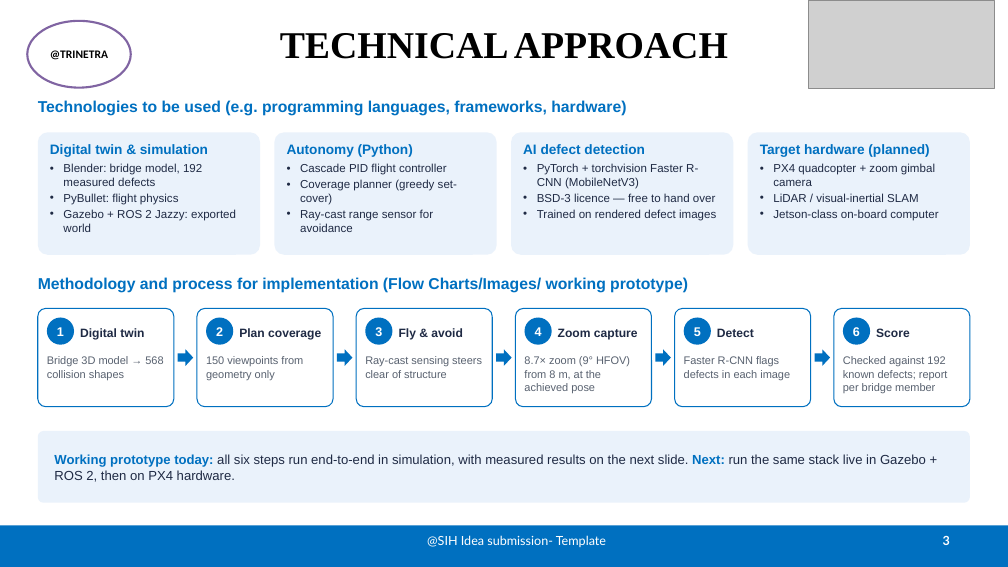
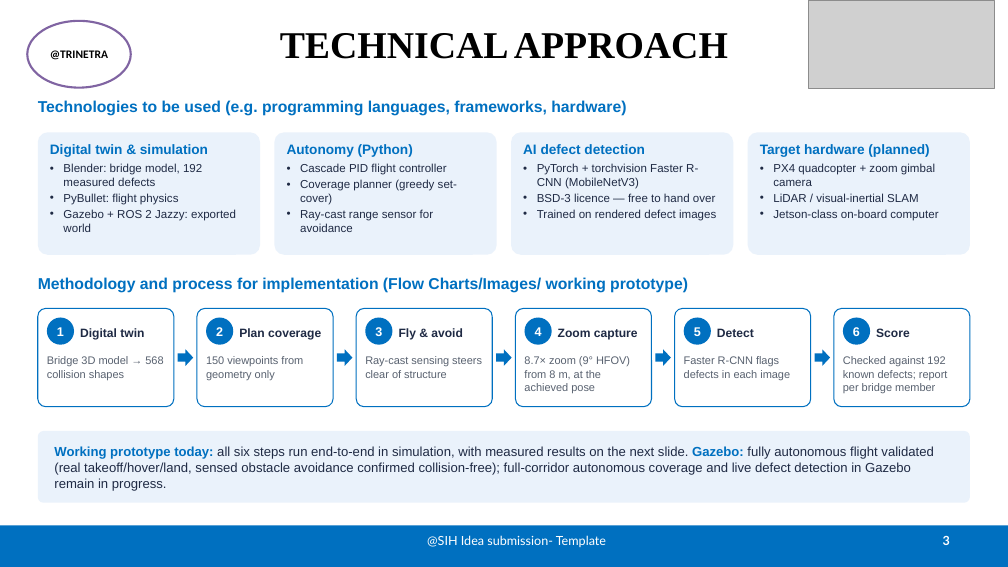
Before and after one commit to princepatel51204-dot/SIH_AVIAN_FINAL, a slide deck: slide 3 of SIH_AVIAN_FINAL/deck/SIH26201_AVIAN_Idea.pptx. Drawn at 1008x567 pixels with LibreOffice and Linux fonts; fonts in the diff are those of the drawing; grey boxes stand for pictures. Boxes give left, top, right and bottom in pixels: in the first picture for what was removed or moved away, otherwise in the second. Text is boxed around its words. In the diff, an @@ line names an element or a change of style, - is before the commit and + after.

```diff
--- a/SIH_AVIAN_FINAL/deck/SIH26201_AVIAN_Idea.pptx
+++ b/SIH_AVIAN_FINAL/deck/SIH26201_AVIAN_Idea.pptx
@@ text at (54, 446, 933, 491): text changed @@
-Working prototype today: all six steps run end-to-end in simulation, with measured results on the next slide. Next: run the same stack live in Gazebo + ROS 2, then on PX4 hardware.
+Working prototype today: all six steps run end-to-end in simulation, with measured results on the next slide. Gazebo: fully autonomous flight validated (real takeoff/hover/land, sensed obstacle avoidance confirmed collision-free); full-corridor autonomous coverage and live defect detection in Gazebo remain in progress.
```
Also in this commit, not shown: 1 other slide changed, 2 other files.
